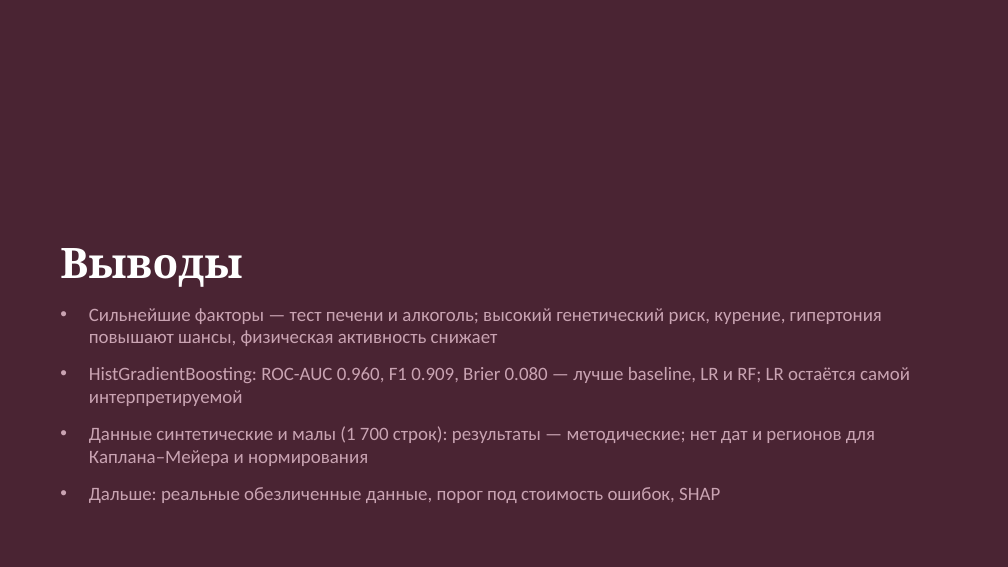
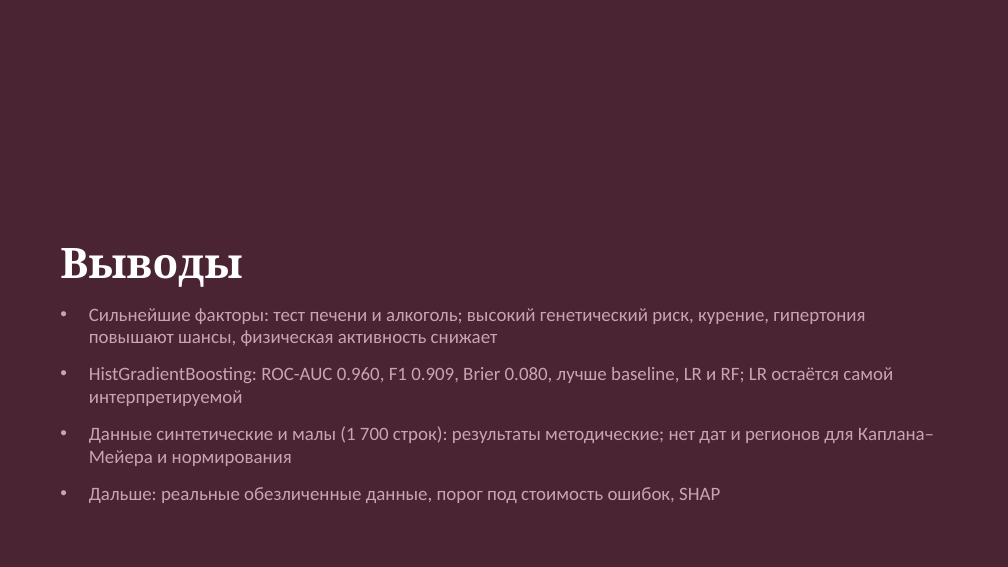
Before and after one commit to kakimovaazhar-coder/liver-disease-prediction, a slide deck: slide 15 of presentation/Presentation_Liver_Disease_Kakimova_Zulkhairova.pptx. Drawn at 1008x567 pixels with LibreOffice and Linux fonts; fonts in the diff are those of the drawing. Boxes give left, top, right and bottom in pixels: in the first picture for what was removed or moved away, otherwise in the second. Text is boxed around its words. In the diff, an @@ line names an element or a change of style, - is before the commit and + after.

```diff
--- a/presentation/Presentation_Liver_Disease_Kakimova_Zulkhairova.pptx
+++ b/presentation/Presentation_Liver_Disease_Kakimova_Zulkhairova.pptx
@@ text at [89,308,934,466]: text changed @@
-• Сильнейшие факторы — тест печени и алкоголь; высокий генетический риск, курение, гипертония повышают шансы, физическая активность снижает
-• HistGradientBoosting: ROC-AUC 0.960, F1 0.909, Brier 0.080 — лучше baseline, LR и RF; LR остаётся самой интерпретируемой
-• Данные синтетические и малы (1 700 строк): результаты — методические; нет дат и регионов для Каплана–Мейера и нормирования
+• Сильнейшие факторы: тест печени и алкоголь; высокий генетический риск, курение, гипертония повышают шансы, физическая активность снижает
+• HistGradientBoosting: ROC-AUC 0.960, F1 0.909, Brier 0.080, лучше baseline, LR и RF; LR остаётся самой интерпретируемой
+• Данные синтетические и малы (1 700 строк): результаты методические; нет дат и регионов для Каплана–Мейера и нормирования
```
Also in this commit, not shown: 8 other slides changed, 1 other file.
